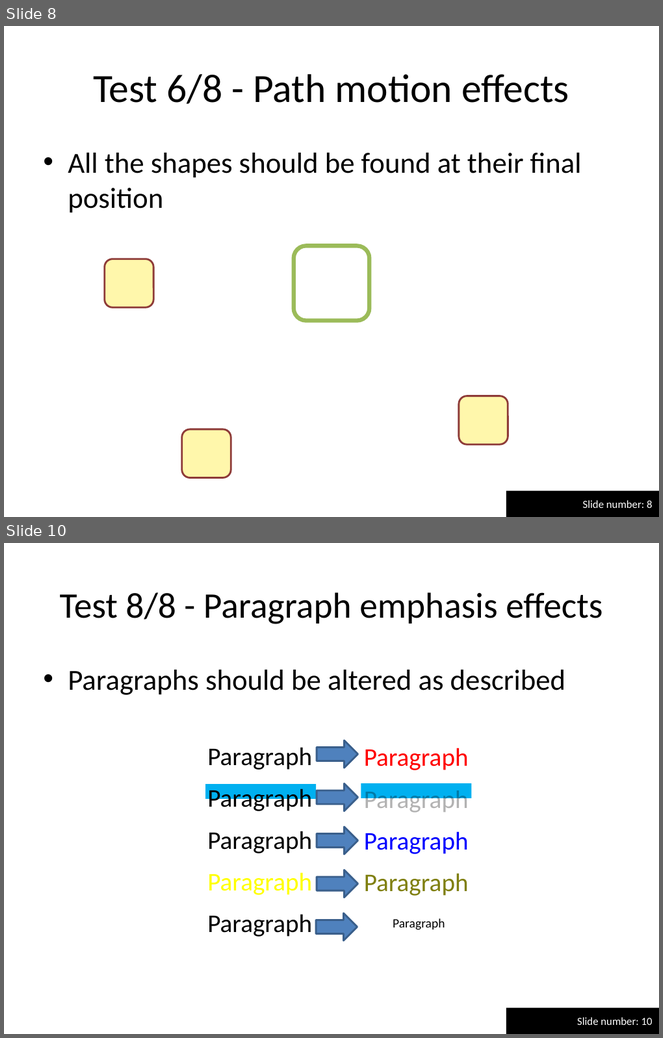
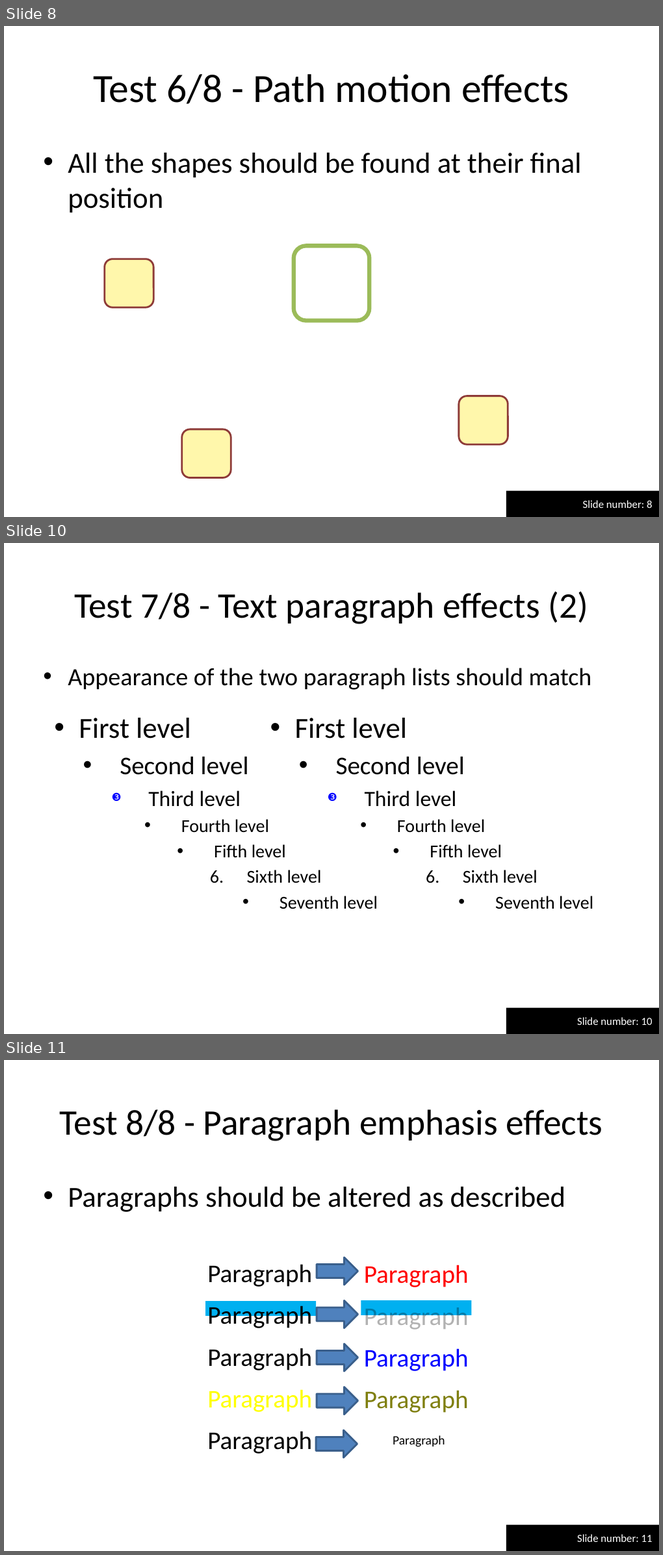
Before and after one commit to maxonthegit/PPspliT, a slide deck: src/PPT12+/PPspliT.pptm. Shown one above the other, each under a label of ours: slides 8 and 10 before the commit, slides 8, 10 and 11 after it; the slides between them are not shown. The pictures are 663x1038 and 663x1555 pixels, drawn with LibreOffice and Linux fonts; fonts in the diff are those of the drawing. Boxes give left, top, right and bottom in pixels: in the first picture for what was removed or moved away, otherwise in the second. Text is boxed around its words. In the diff, an @@ line names an element or a change of style, - is before the commit and + after.

```diff
--- a/src/PPT12+/PPspliT.pptm
+++ b/src/PPT12+/PPspliT.pptm
@@ slide 10 added at (4,543,659,1034), background #FFFFFF @@
@@ title added at (74,591,588,624), 39.6 pt, text #000000 @@
+Test 7/8 - Text paragraph effects (2)
@@ text added at (68,668,592,690), 27.2 pt, text #000000 @@
+• Appearance of the two paragraph lists should match
@@ text added at (79,718,378,910), 20 pt, text #000000 @@
+• First level
+  • Second level
+    ❸ Third level
+      • Fourth level
+        • Fifth level
+          6. Sixth level
+            • Seventh level
@@ text added at (295,718,594,910), 20 pt, text #000000 @@
+• First level
+  • Second level
+    ❸ Third level
+      • Fourth level
+        • Fifth level
+          6. Sixth level
+            • Seventh level
@@ page number added at (506,1008,659,1034), fill #000000, 12 pt, text #FFFFFF @@
+Slide number: 10
@@ what was slide 10 is now slide 11 @@
@@ page number at (577,1534,653,1542): text changed @@
-Slide number: 10
+Slide number: 11
```
Also in this commit, not shown: 2 slides changed, 2 other files.
